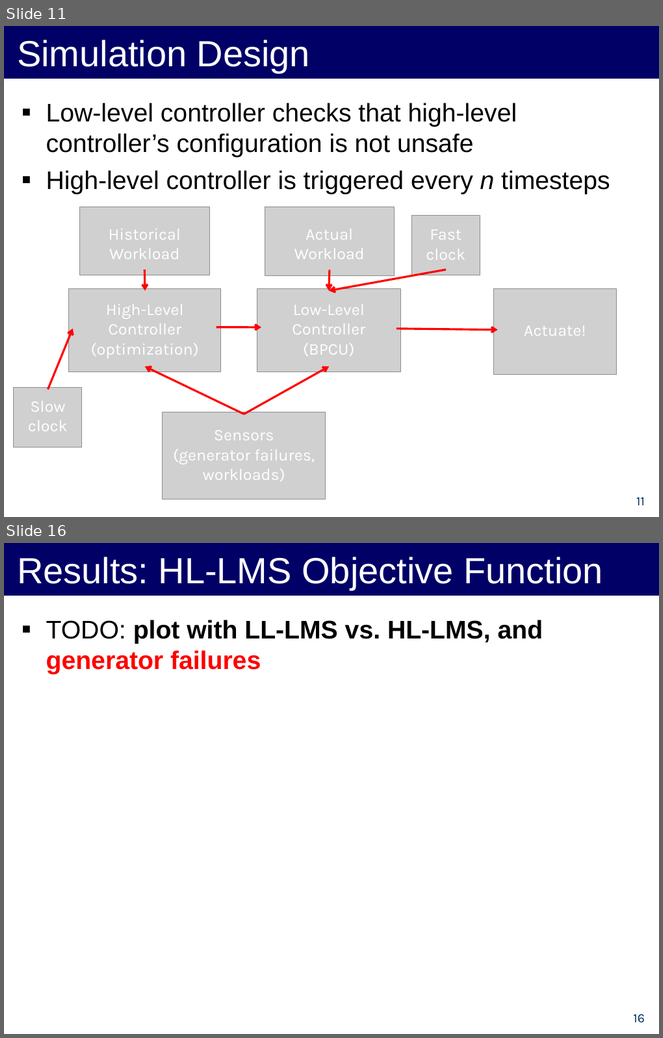
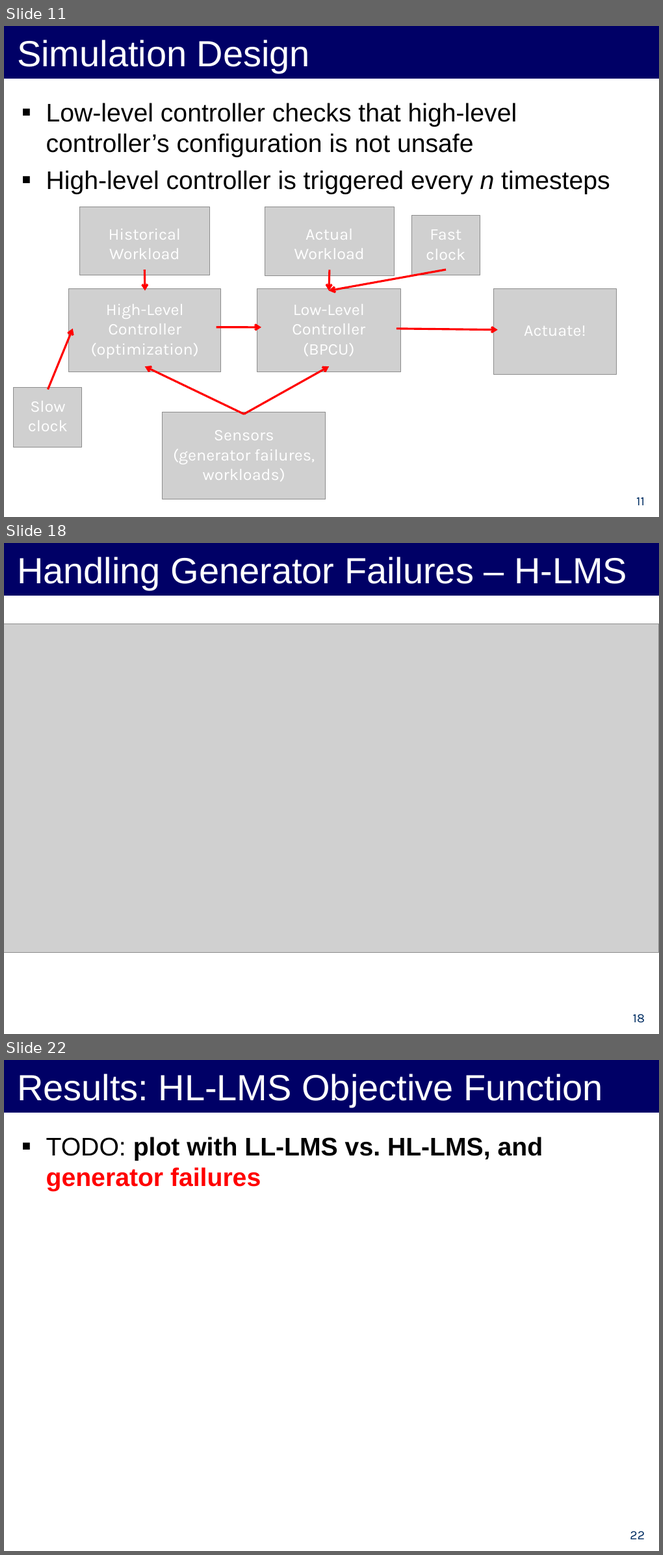
Before and after one commit to forresti/optimal_load_management, a slide deck: project/12-3-12_Presentation.ppt. Shown one above the other, each under a label of ours: slides 11 and 16 before the commit, slides 11, 18 and 22 after it; the slides between them are not shown. The pictures are 663x1038 and 663x1555 pixels, drawn with LibreOffice and Linux fonts; fonts in the diff are those of the drawing; grey boxes stand for pictures. Boxes give left, top, right and bottom in pixels: in the first picture for what was removed or moved away, otherwise in the second. Text is boxed around its words. In the diff, an @@ line names an element or a change of style, - is before the commit and + after.

```diff
--- a/project/12-3-12_Presentation.ppt
+++ b/project/12-3-12_Presentation.ppt
@@ slide 18 added at <box>4,543,659,1034</box>, background #FFFFFF @@
@@ title added at <box>4,543,659,596</box>, fill #000066, 40 pt, text #FFFFFF @@
+Handling Generator Failures – H-LMS
@@ picture added at <box>4,624,659,953</box> @@
@@ page number added at <box>633,1014,646,1023</box>, 14 pt, text #002D62 @@
+18
@@ what was slide 16 is now slide 22 @@
@@ page number at <box>630,1531,645,1540</box>: text changed @@
-16
+22
```
Also in this commit, not shown: 3 slides changed, 8 other slides added, 3 slides removed.
